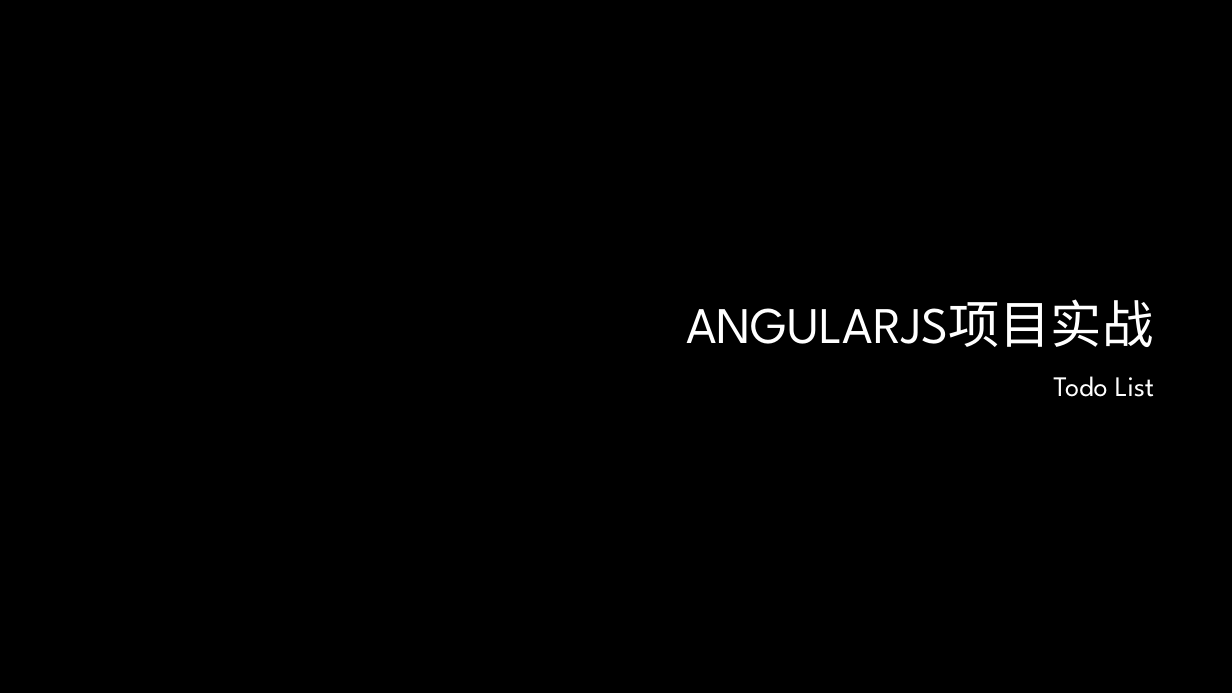
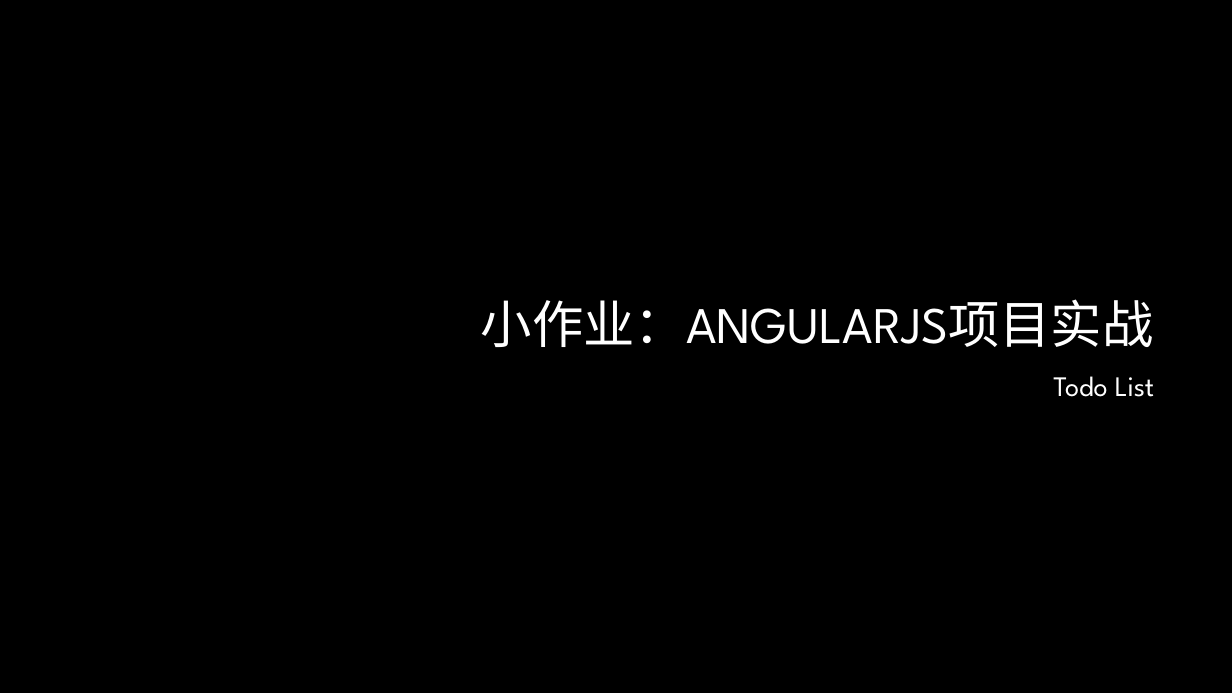
Before and after one commit to lee813/ECVFrontend, a slide deck: slide 49 of 前端课程.pptx. Drawn at 1232x693 pixels with LibreOffice and Linux fonts; fonts in the diff are those of the drawing; background and template pictures are left out. Boxes give left, top, right and bottom in pixels: in the first picture for what was removed or moved away, otherwise in the second. Text is boxed around its words. In the diff, an @@ line names an element or a change of style, - is before the commit and + after.

Commit message:
update session 4

```diff
--- a/前端课程.pptx
+++ b/前端课程.pptx
@@ title at bbox=[481, 299, 1154, 347]: text changed @@
-ANGULARJS项目实战
+小作业：ANGULARJS项目实战
```
